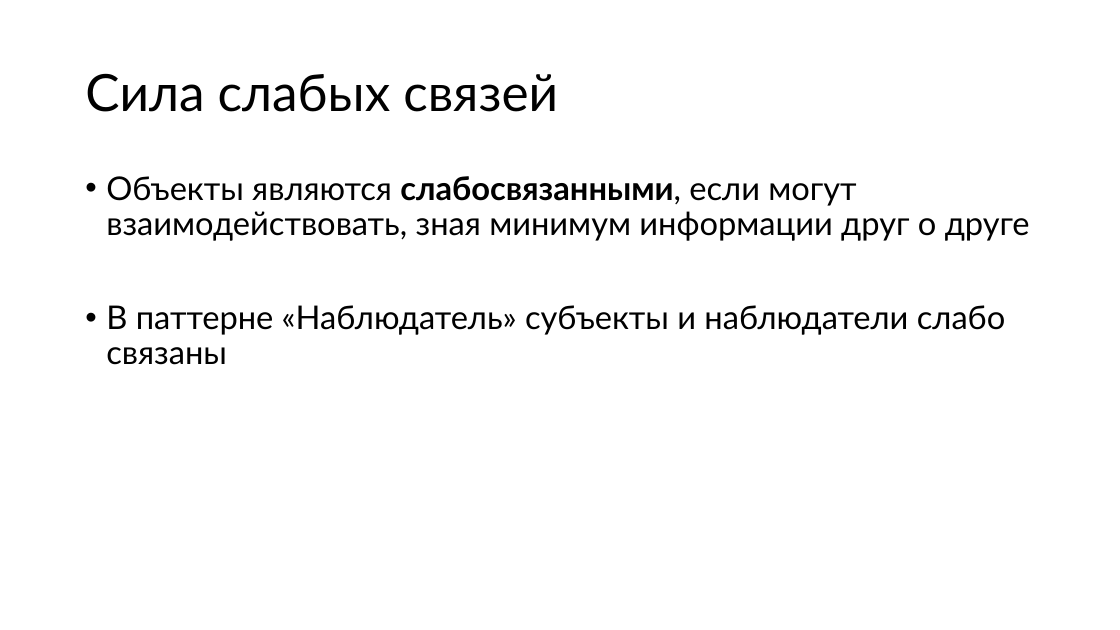
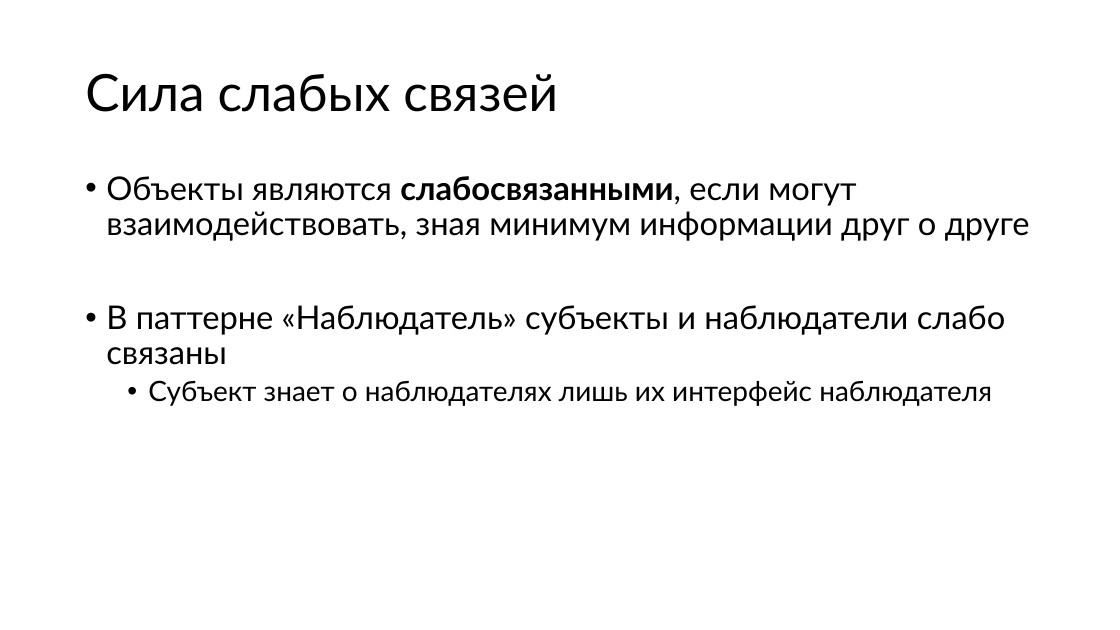
Before and after one commit to alexey-malov/ood, a slide deck: slide 23 of lectures/02.observer/observer.pptx (slide 25 before the commit). Drawn at 1120x630 pixels with LibreOffice and Linux fonts; fonts in the diff are those of the drawing. Boxes give left, top, right and bottom in pixels: in the first picture for what was removed or moved away, otherwise in the second. Text is boxed around its words. In the diff, an @@ line names an element or a change of style, - is before the commit and + after.

```diff
--- a/lectures/02.observer/observer.pptx
+++ b/lectures/02.observer/observer.pptx
@@ text at [148,380,992,406]: paragraph added @@
+  • Субъект знает о наблюдателях лишь их интерфейс наблюдателя
```
Also in this commit, not shown: 7 other slides changed, 5 slides added, 2 slides removed, 1 other file.
